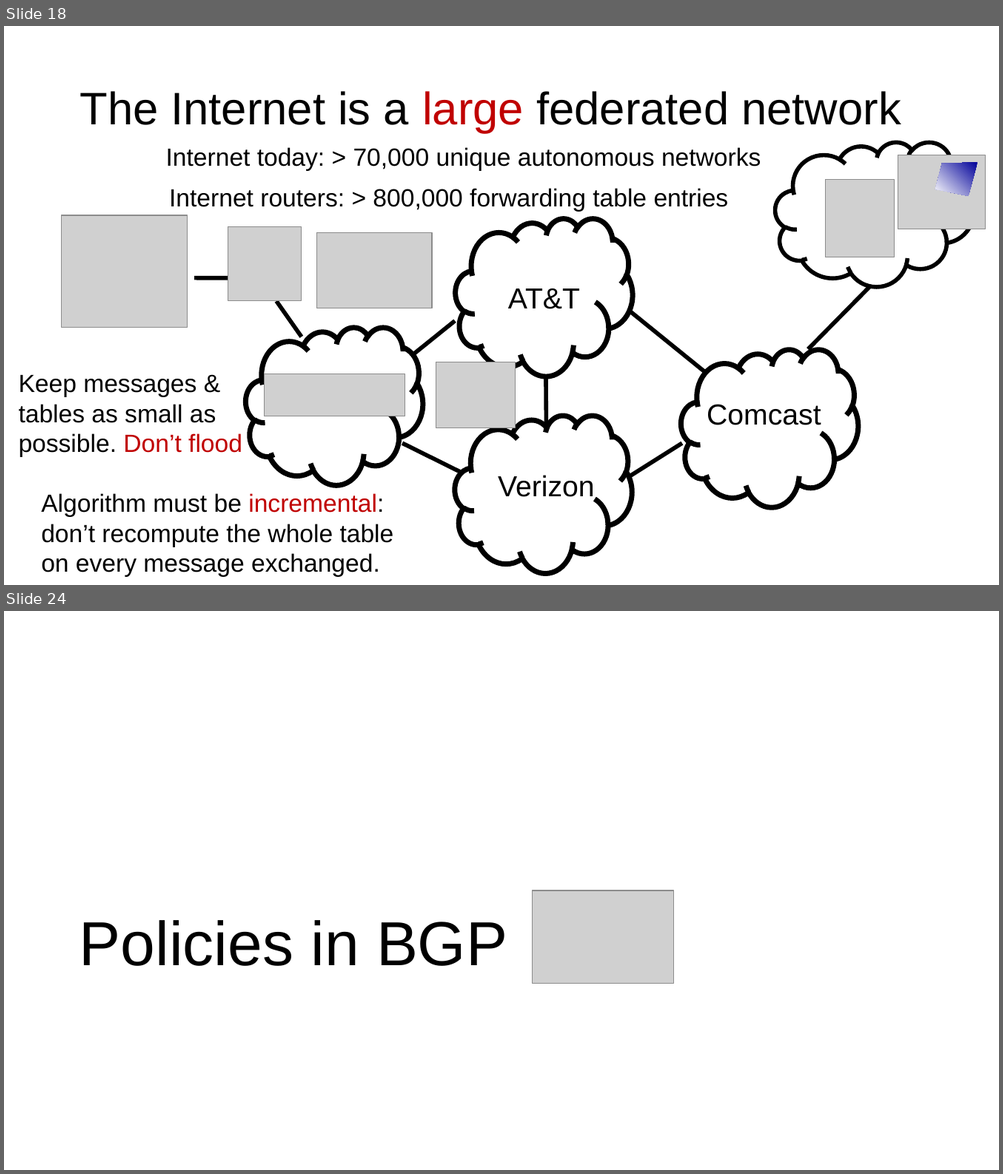
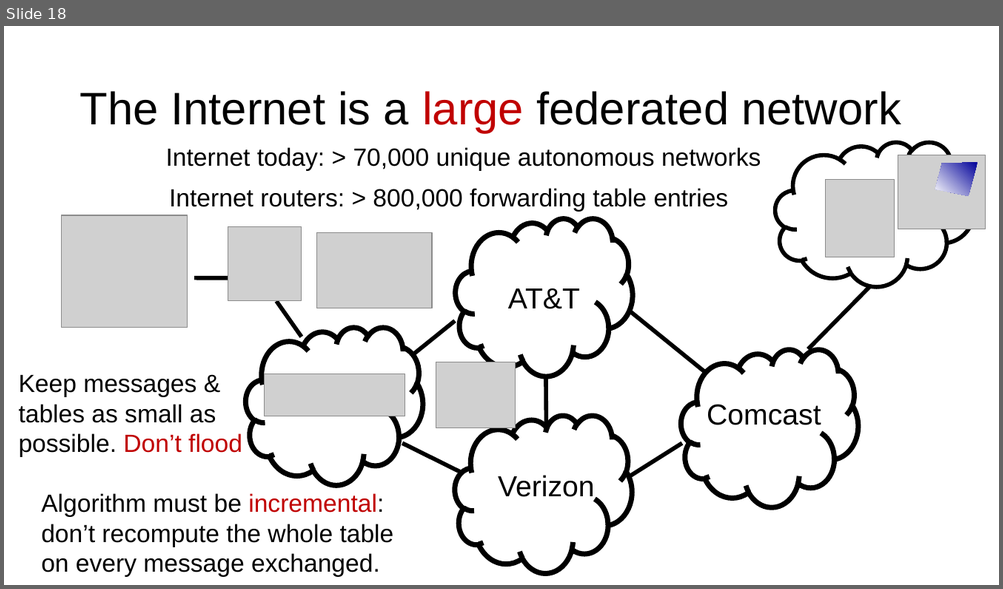
Before and after one commit to ngsrinivas/coursegen, a slide deck: ex/352-F24/staging/352-F24/lectures/24-net-routing-2.pptx. Shown one above the other, each under a label of ours: slides 18 and 24 before the commit, slide 18 after it; the slides between them are not shown. The pictures are 1003x1174 and 1003x589 pixels, drawn with LibreOffice and Linux fonts; fonts in the diff are those of the drawing; grey boxes stand for pictures. Boxes give left, top, right and bottom in pixels: in the first picture for what was removed or moved away, otherwise in the second. Text is boxed around its words. In the diff, an @@ line names an element or a change of style, - is before the commit and + after.

```diff
--- a/ex/352-F24/staging/352-F24/lectures/24-net-routing-2.pptx
+++ b/ex/352-F24/staging/352-F24/lectures/24-net-routing-2.pptx
@@ slide 24 removed at [4, 611, 999, 1170], background #FFFFFF @@
@@ picture removed at [532, 891, 673, 984] @@
@@ title removed at [79, 920, 507, 966] @@
-Policies in BGP
```
Also in this commit, not shown: 19 other slides removed, 4 other files.
